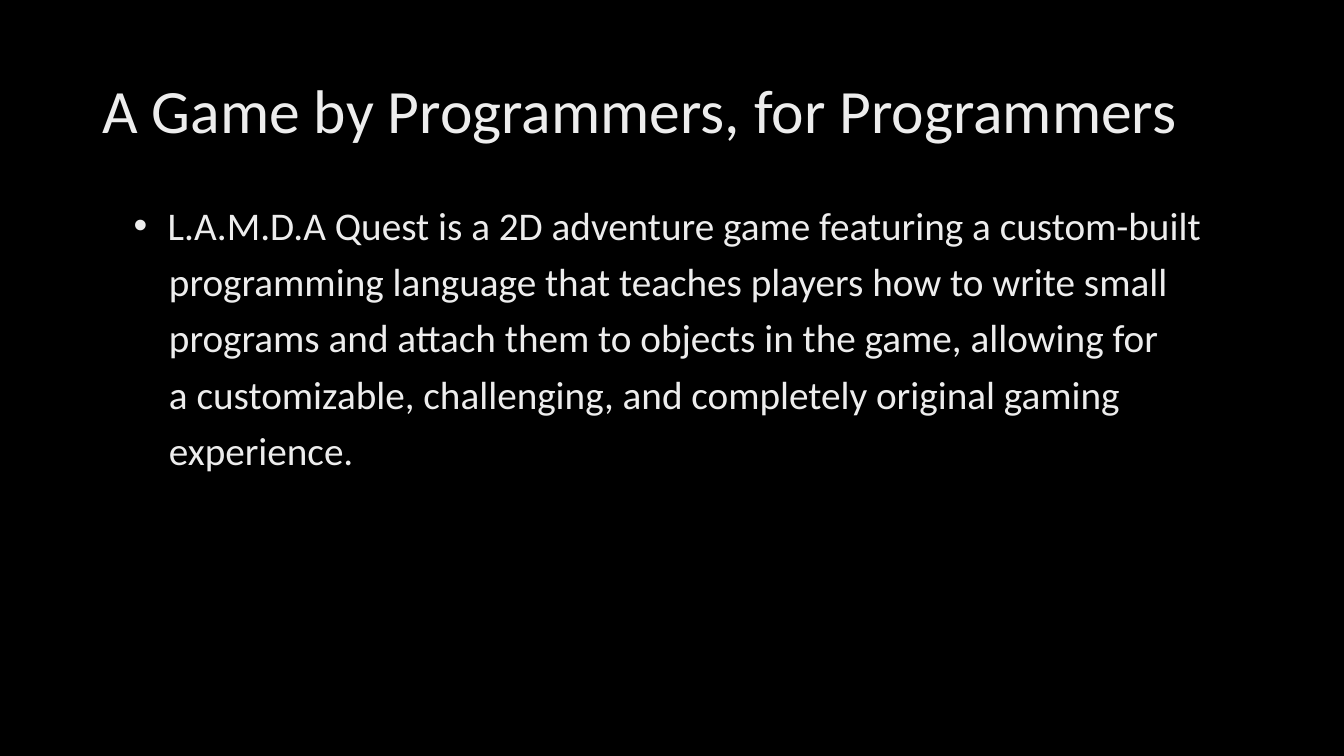
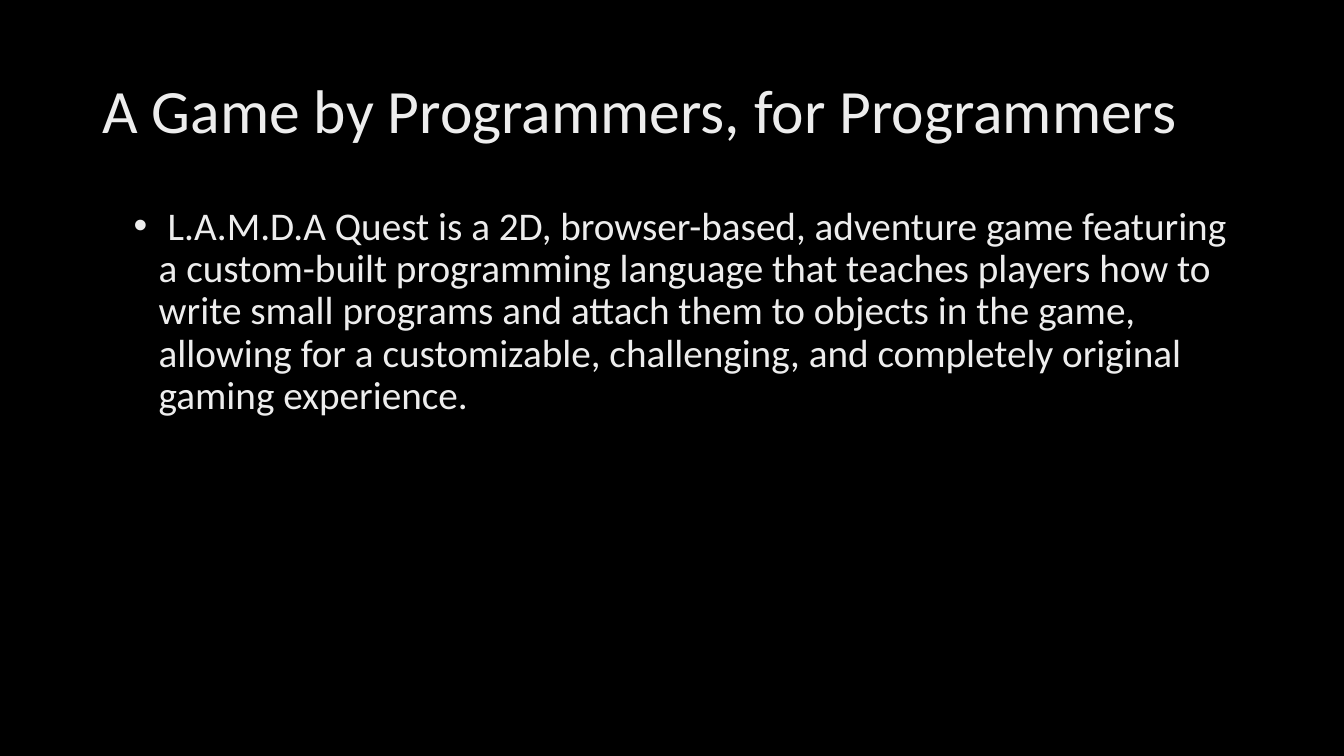
Before and after one commit to HackSlash581/LAMDAQuest, a slide deck: slide 2 of docs/LAMDAQuest.pptx. Drawn at 1344x756 pixels with LibreOffice and Linux fonts; fonts in the diff are those of the drawing; background and template pictures are left out. Boxes give left, top, right and bottom in pixels: in the first picture for what was removed or moved away, otherwise in the second. Text is boxed around its words. In the diff, an @@ line names an element or a change of style, - is before the commit and + after.

```diff
--- a/docs/LAMDAQuest.pptx
+++ b/docs/LAMDAQuest.pptx
@@ text at <box>159,212,1226,416</box>: text changed @@
-• L.A.M.D.A Quest is a 2D adventure game featuring a custom-built
-programming language that teaches players how to write small
-programs and attach them to objects in the game, allowing for
-a customizable, challenging, and completely original gaming
-experience.
+• L.A.M.D.A Quest is a 2D, browser-based, adventure game featuring a custom-built programming language that teaches players how to write small programs and attach them to objects in the game, allowing for a customizable, challenging, and completely original gaming experience.
```
Also in this commit, not shown: 4 other slides changed, 3 slides added.
